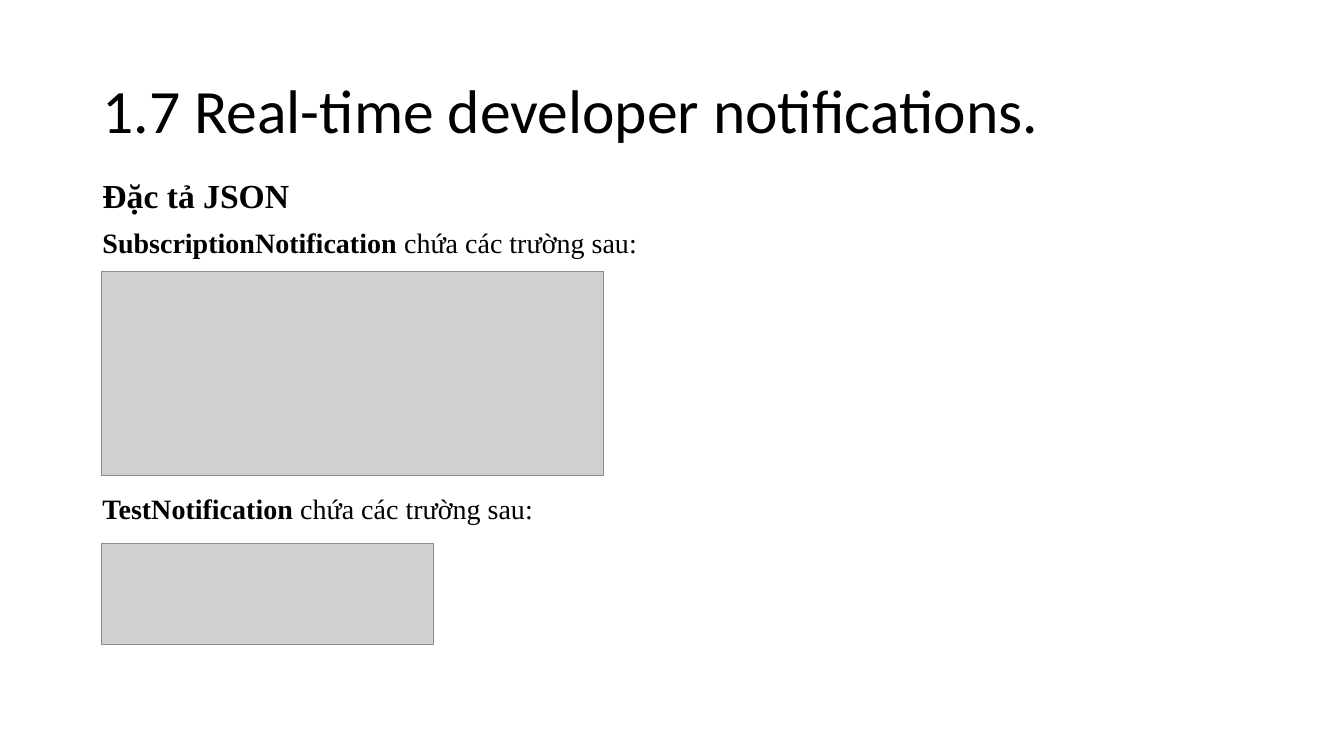
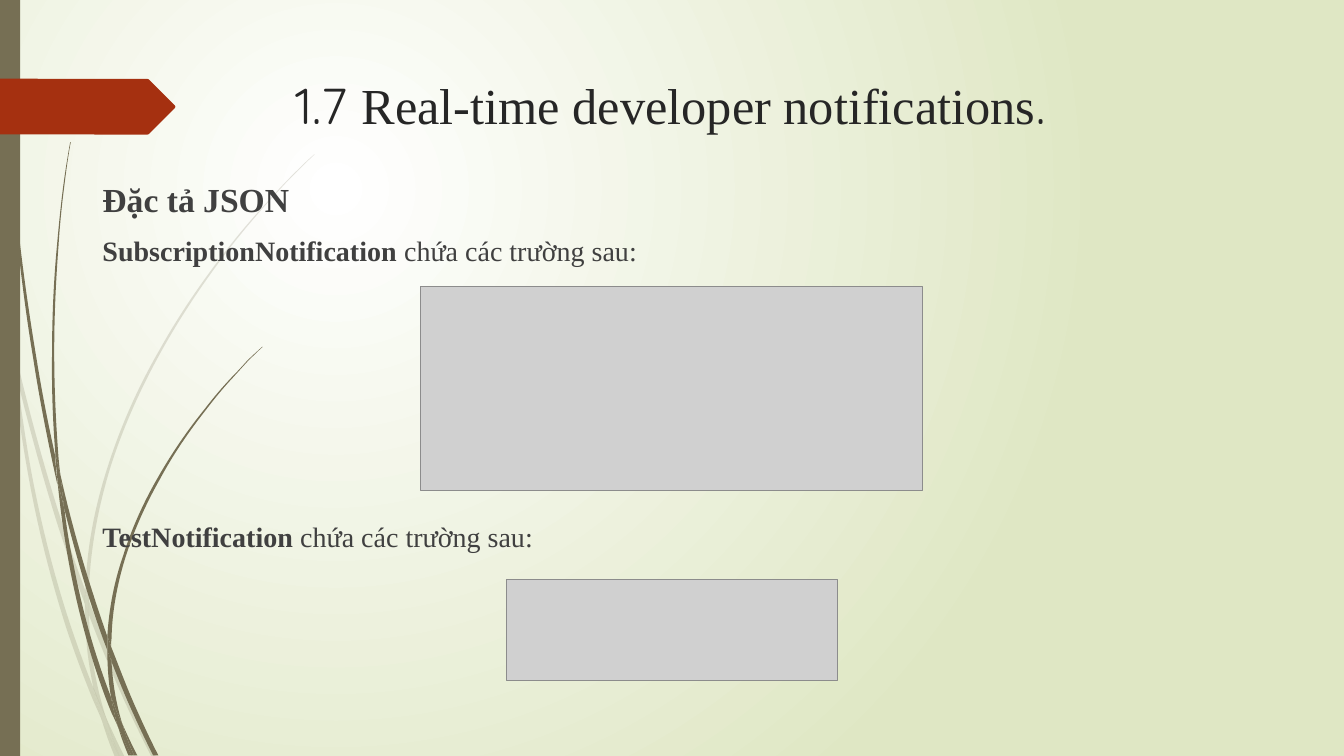
Before and after one commit to trieuduy27051999/Google-play-infor-, a slide deck: slide 52 of 3 muc dau GooglePlay.pptx. Drawn at 1344x756 pixels with LibreOffice and Linux fonts; fonts in the diff are those of the drawing; grey boxes stand for pictures. Boxes give left, top, right and bottom in pixels: in the first picture for what was removed or moved away, otherwise in the second. Text is boxed around its words. In the diff, an @@ line names an element or a change of style, - is before the commit and + after.

Commit message:
Sua font 3 muc dau Google Play

```diff
--- a/3 muc dau GooglePlay.pptx
+++ b/3 muc dau GooglePlay.pptx
@@ background #FFFFFF to gradient #FFFFFF to #DFE8C4 @@
@@ rectangle added at [0, 0, 20, 756], fill #766F54 @@
@@ freeform shape added at [0, 79, 175, 134], fill #A53010 @@
@@ title "1.7 Real-time developer notifications.": place and size @@
-title "1.7 Real-time developer notifications." at [102, 90, 1038, 143]
+title "1.7 Real-time developer notifications." at [296, 88, 1046, 134]
@@ title "1.7 Real-time developer notifications." at [296, 88, 1046, 134]: size 44 to 36 pt, text colour #000000 to #262626; font Calibri to Quicksand in "1.7 notifications."; font Calibri to Times New Roman in "Real-time developer notifications."; line spacing 0.9 to 1; vertical alignment middle to top @@
@@ text "Đặc tả JSON" at [102, 188, 637, 552]: text colour #000000 to #404040; line spacing 0.9 to 1 @@
@@ picture: place and size @@
-picture at [102, 271, 604, 476]
+picture at [421, 286, 924, 491]
@@ picture: place and size @@
-picture at [102, 543, 434, 645]
+picture at [506, 579, 838, 681]
@@ group added at [0, 154, 315, 756]: 10 freeform shapes @@
@@ group added at [3, 0, 262, 756]: 12 freeform shapes @@
```
Also in this commit, not shown: 79 other slides changed.
